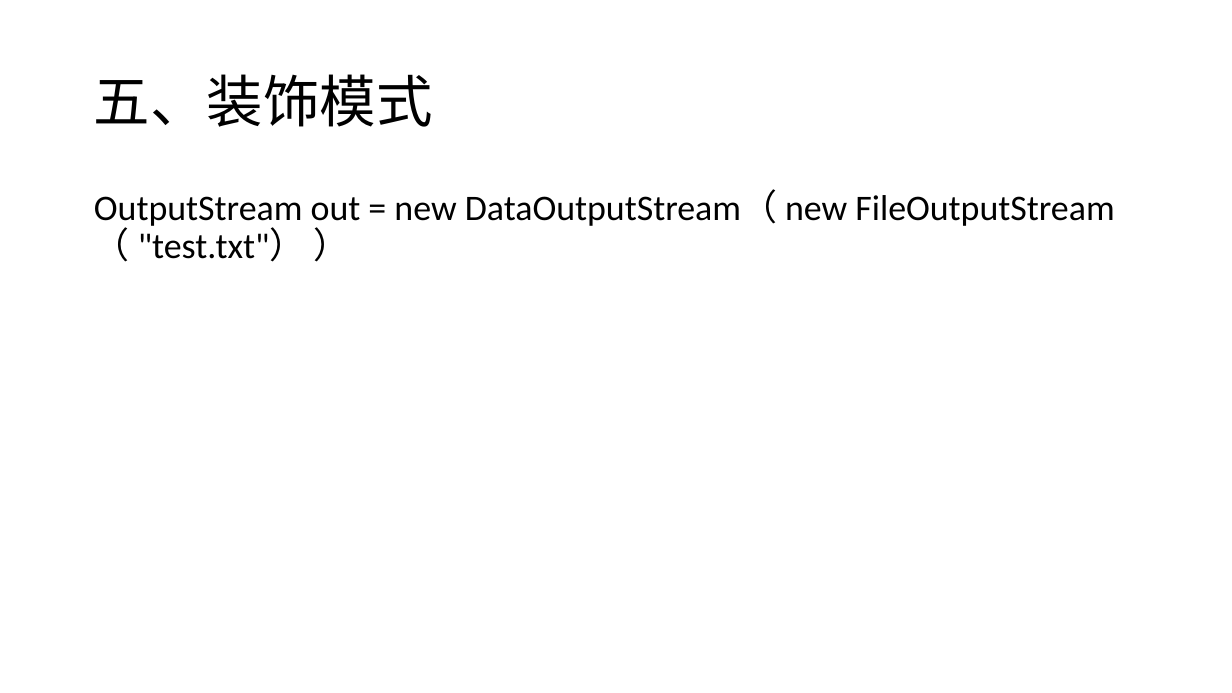
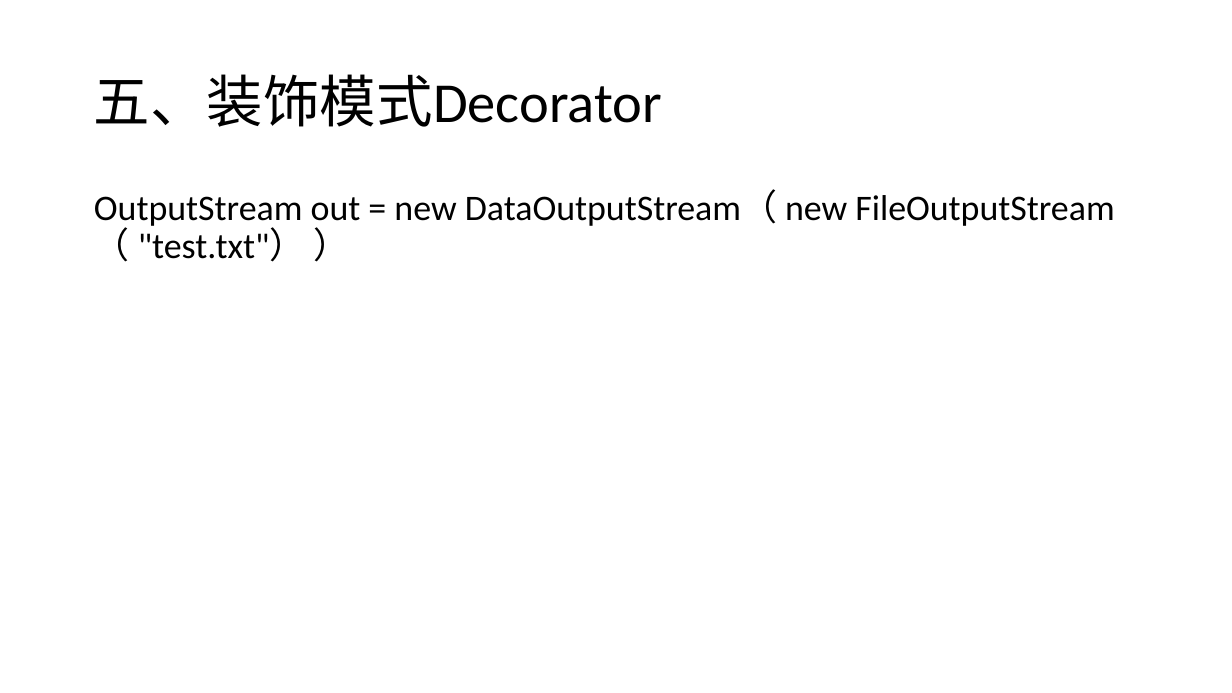
Before and after one commit to tdxhhw66/JavaCodeAcc, a slide deck: slide 8 of 设计模式2.pptx. Drawn at 1232x693 pixels with LibreOffice and Linux fonts; fonts in the diff are those of the drawing. Boxes give left, top, right and bottom in pixels: in the first picture for what was removed or moved away, otherwise in the second. Text is boxed around its words. In the diff, an @@ line names an element or a change of style, - is before the commit and + after.

```diff
--- a/设计模式2.pptx
+++ b/设计模式2.pptx
@@ title at (x1=94, y1=74, x2=662, y2=127): text changed @@
-五、装饰模式
+五、装饰模式Decorator
```
Also in this commit, not shown: 1 other slide changed, 1 slide added, 7 other files.
